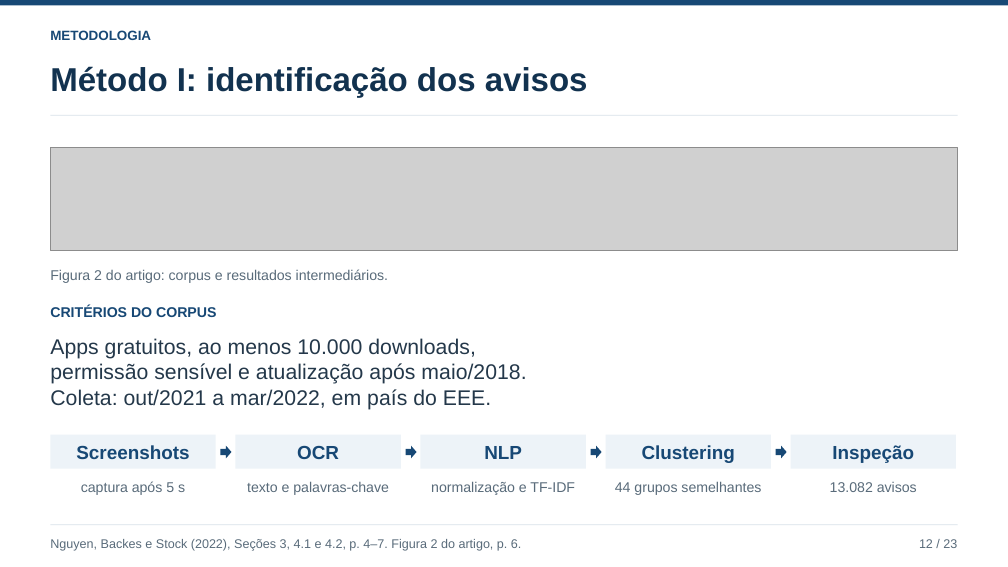
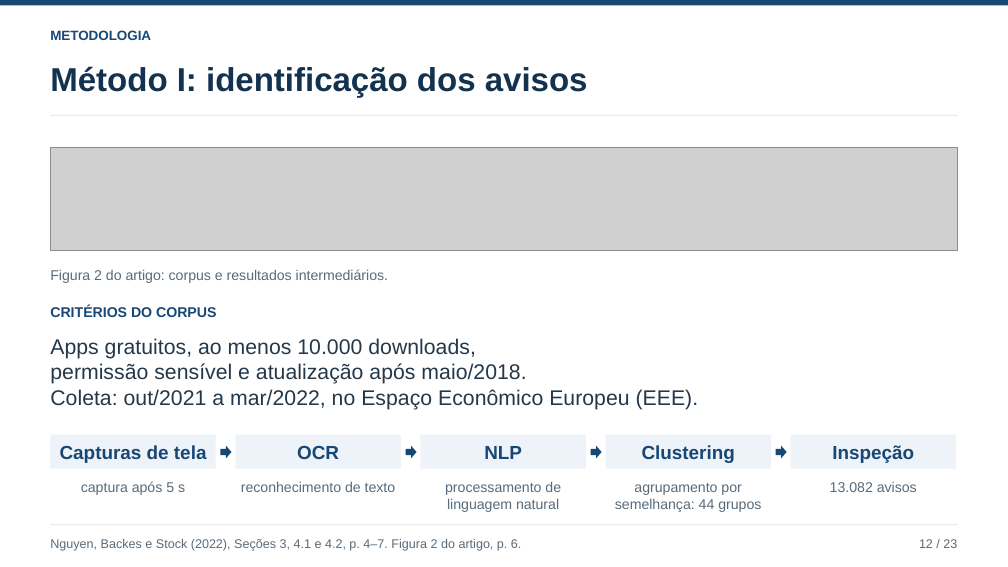
Before and after one commit to ClaudioAMF1/TCC, a slide deck: slide 12 of seminario/apresentacao/seminario-analise-de-artigo.pptx. Drawn at 1008x567 pixels with LibreOffice and Linux fonts; fonts in the diff are those of the drawing; grey boxes stand for pictures. Boxes give left, top, right and bottom in pixels: in the first picture for what was removed or moved away, otherwise in the second. Text is boxed around its words. In the diff, an @@ line names an element or a change of style, - is before the commit and + after.

```diff
--- a/seminario/apresentacao/seminario-analise-de-artigo.pptx
+++ b/seminario/apresentacao/seminario-analise-de-artigo.pptx
@@ text at bbox=[50, 389, 699, 410]: text changed @@
-Coleta: out/2021 a mar/2022, em país do EEE.
+Coleta: out/2021 a mar/2022, no Espaço Econômico Europeu (EEE).
@@ text at bbox=[60, 445, 207, 463]: text changed @@
-Screenshots
+Capturas de tela
@@ text at bbox=[241, 481, 396, 492]: text changed @@
-texto e palavras-chave
+reconhecimento de texto
@@ text at bbox=[445, 481, 561, 512]: text changed @@
-normalização e TF-IDF
+processamento de
+linguagem natural
@@ text at bbox=[615, 483, 761, 512]: text changed @@
-44 grupos semelhantes
+agrupamento por
+semelhança: 44 grupos
```
Also in this commit, not shown: 12 other slides changed, 10 other files.
